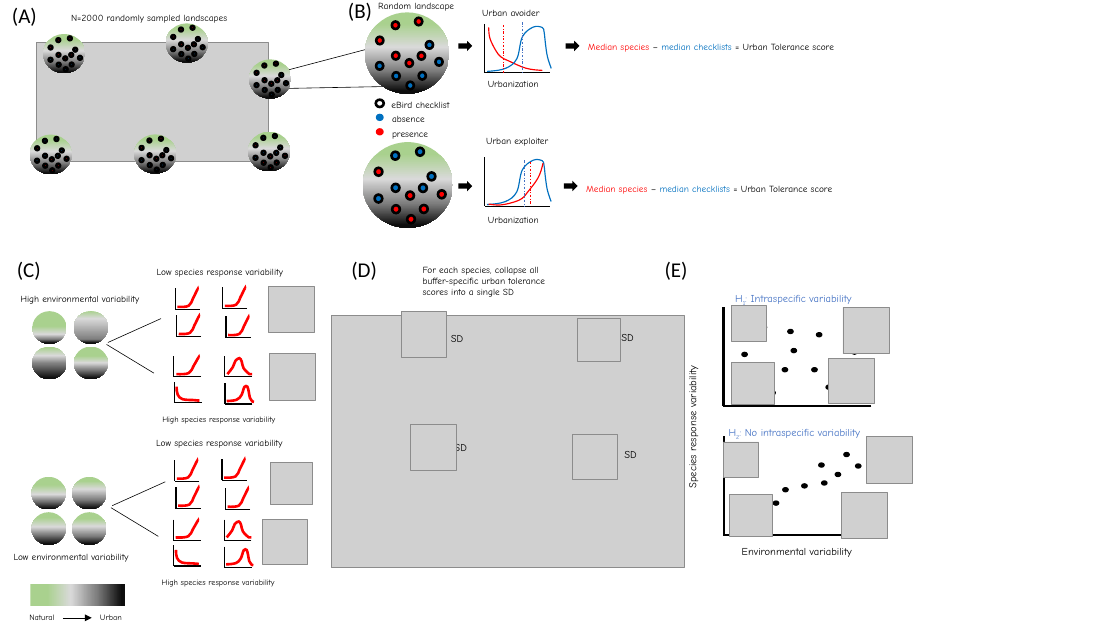
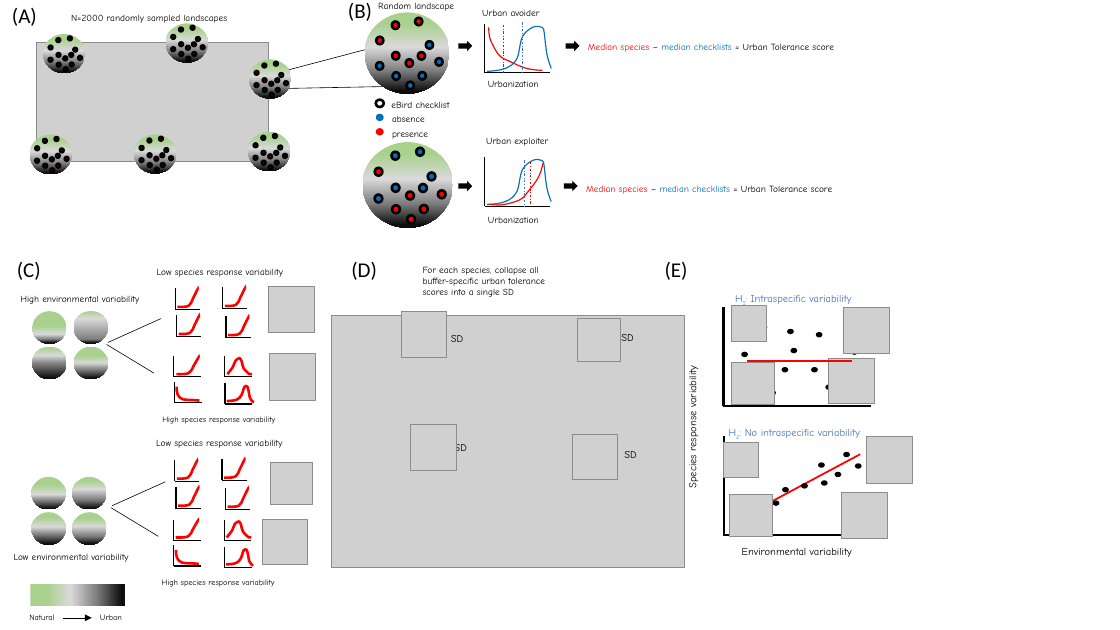
Before and after one commit to coreytcallaghan/intra_specific_urban_tolerance, a slide deck: slide 1 of Figures/making_figure_1.pptx. Drawn at 1120x630 pixels with LibreOffice and Linux fonts; fonts in the diff are those of the drawing; grey boxes stand for pictures. Boxes give left, top, right and bottom in pixels: in the first picture for what was removed or moved away, otherwise in the second. Text is boxed around its words. In the diff, an @@ line names an element or a change of style, - is before the commit and + after.

```diff
--- a/Figures/making_figure_1.pptx
+++ b/Figures/making_figure_1.pptx
@@ line added from (747, 361) to (853, 361), #FF0000 1.5 pt @@
@@ line added from (748, 515) to (860, 455), #FF0000 1.5 pt @@
```
Also in this commit, not shown: 4 other files.
